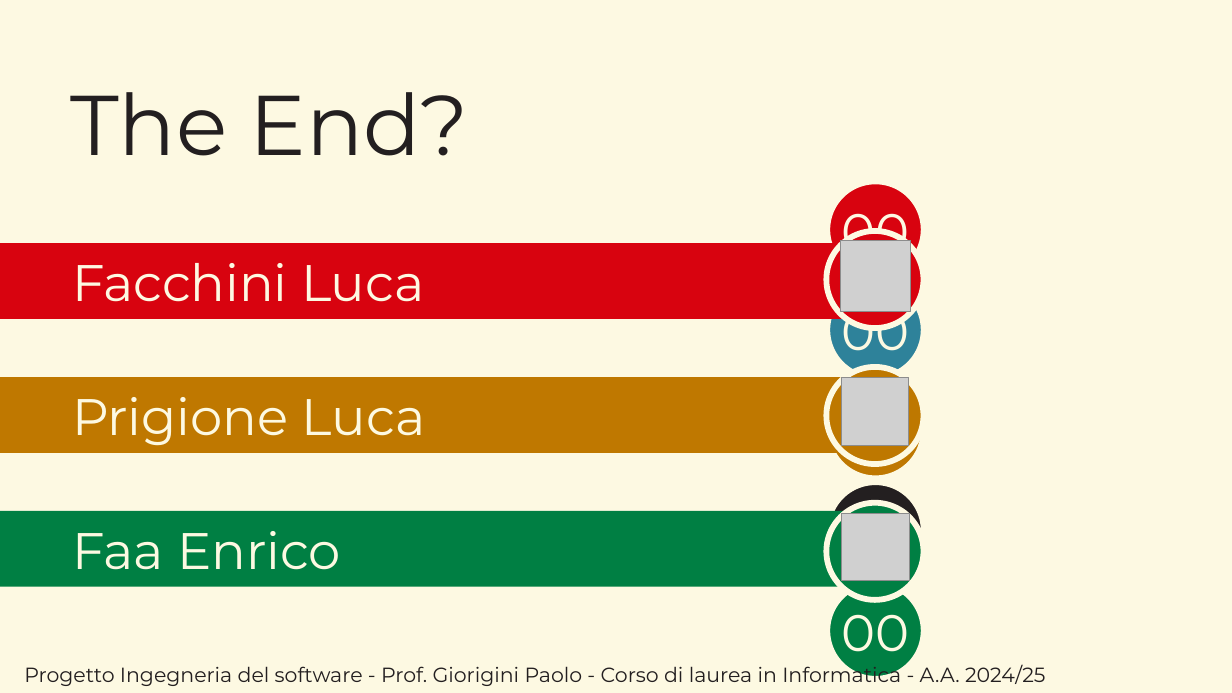
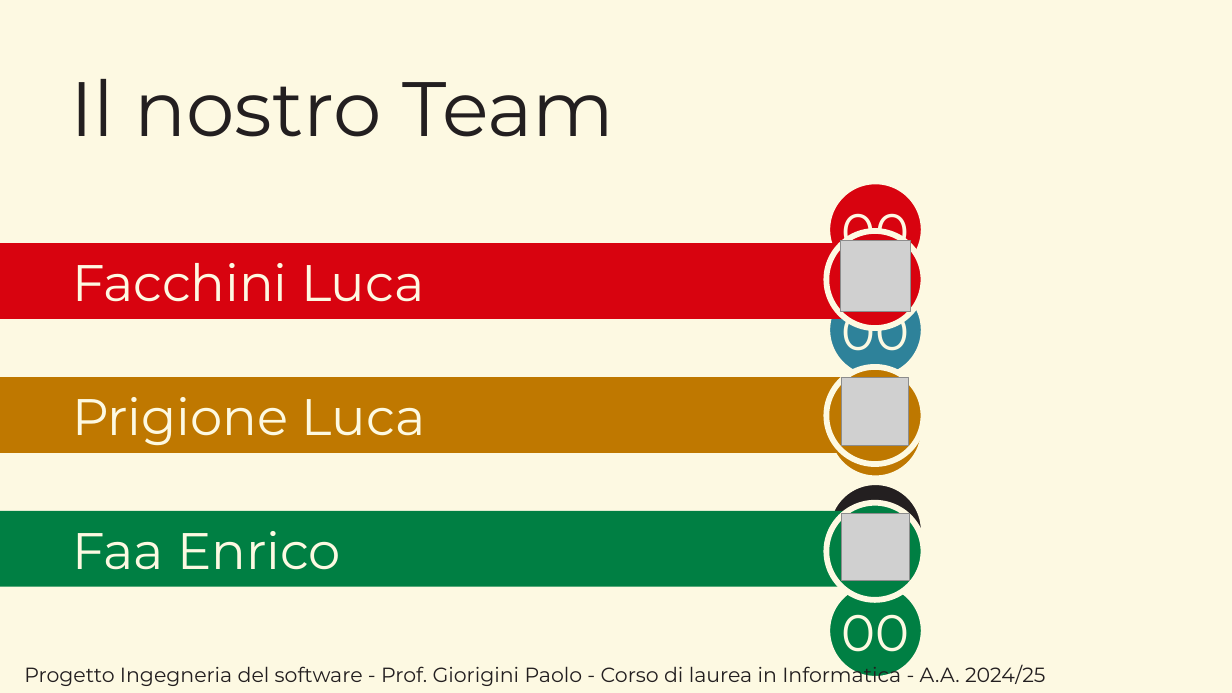
Before and after one commit to lucafano04/progettoIngenieriaSoftware, a slide deck: slide 5 of pitch.pptx. Drawn at 1232x693 pixels with LibreOffice and Linux fonts; fonts in the diff are those of the drawing; grey boxes stand for pictures. Boxes give left, top, right and bottom in pixels: in the first picture for what was removed or moved away, otherwise in the second. Text is boxed around its words. In the diff, an @@ line names an element or a change of style, - is before the commit and + after.

```diff
--- a/pitch.pptx
+++ b/pitch.pptx
@@ title "Il nostro Team" at <box>70,79,614,137</box>: vertical alignment bottom to middle @@
@@ title at <box>70,79,614,137</box>: text changed; size 66 to 60 pt @@
-The End?
+Il nostro Team
```
Also in this commit, not shown: 2 other slides changed.
